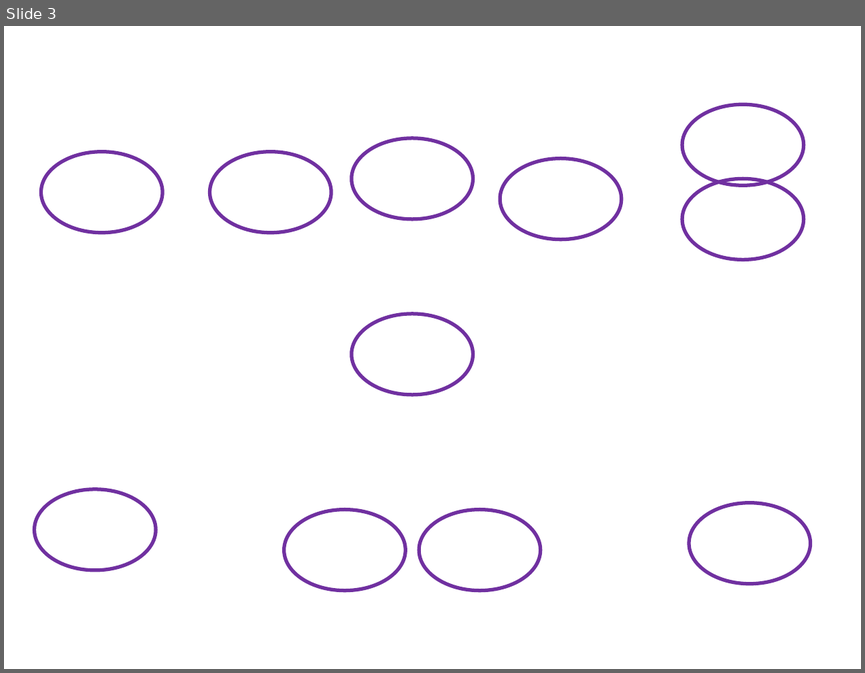
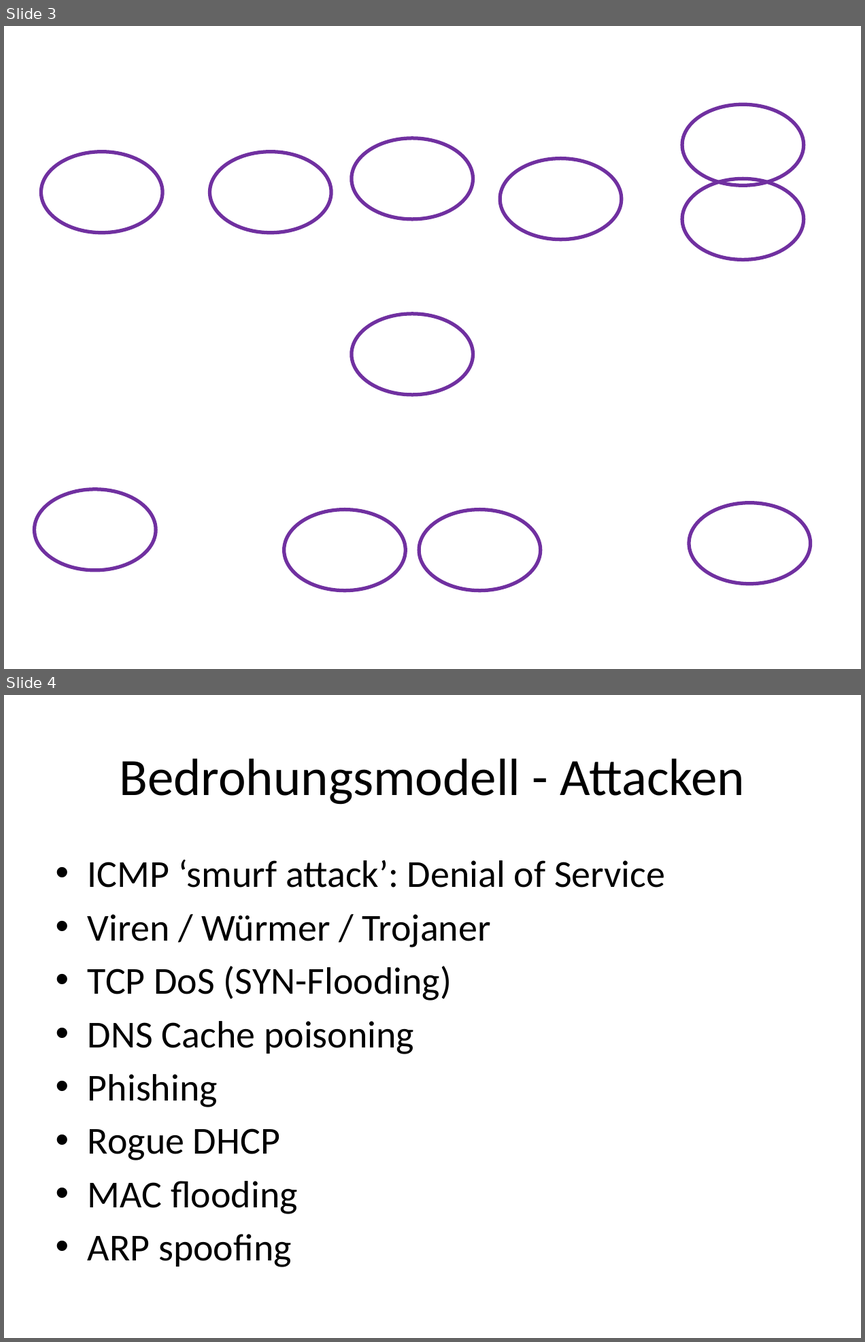
Before and after one commit to iSOcH/wosm, a slide deck: Phase1/Demo1.pptx. Shown one above the other, each under a label of ours: slide 3 before the commit, slides 3 and 4 after it. The pictures are 865x673 and 865x1342 pixels, drawn with LibreOffice and Linux fonts; fonts in the diff are those of the drawing; background and template pictures are left out. Boxes give left, top, right and bottom in pixels: in the first picture for what was removed or moved away, otherwise in the second. Text is boxed around its words. In the diff, an @@ line names an element or a change of style, - is before the commit and + after.

```diff
--- a/Phase1/Demo1.pptx
+++ b/Phase1/Demo1.pptx
@@ slide 4 added at box(4, 695, 861, 1338), background #FFFFFF @@
@@ title added at box(119, 758, 745, 804), 44 pt, text #000000 @@
+Bedrohungsmodell - Attacken
@@ text added at box(88, 860, 665, 1267), 32 pt, text #000000 @@
+• ICMP ‘smurf attack’: Denial of Service
+• Viren / Würmer / Trojaner
+• TCP DoS (SYN-Flooding)
+• DNS Cache poisoning
+• Phishing
+• Rogue DHCP
+• MAC flooding
+• ARP spoofing
```
Also in this commit, not shown: 3 slides changed, 2 other slides added, 2 other files.
